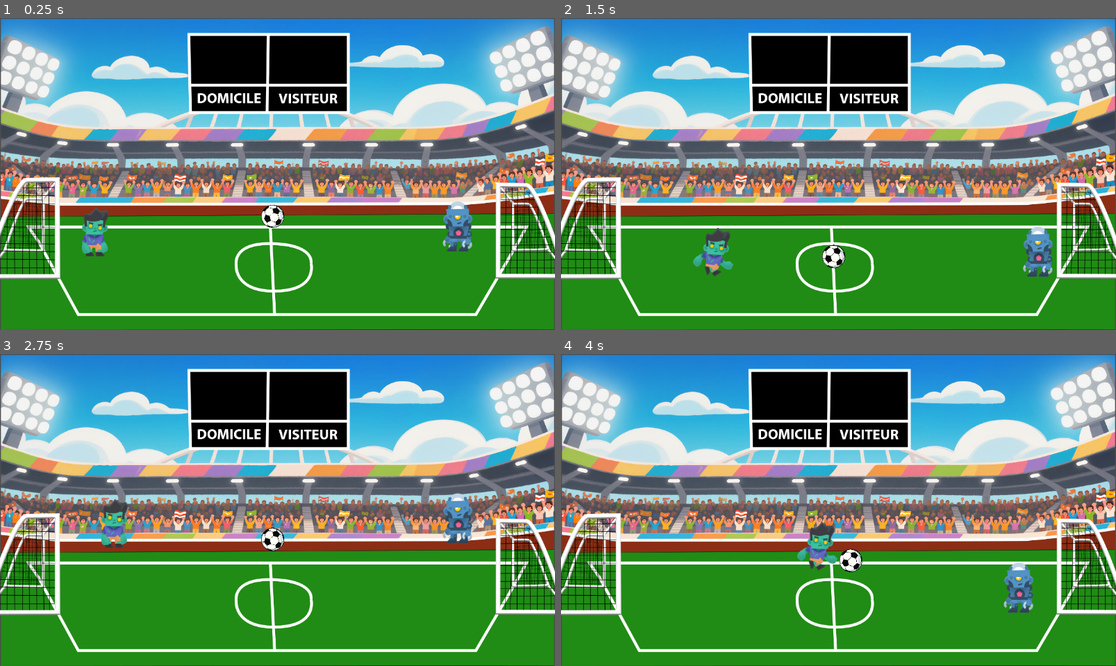
Above: before the commit, frames 1-4 (two rows, left to right).
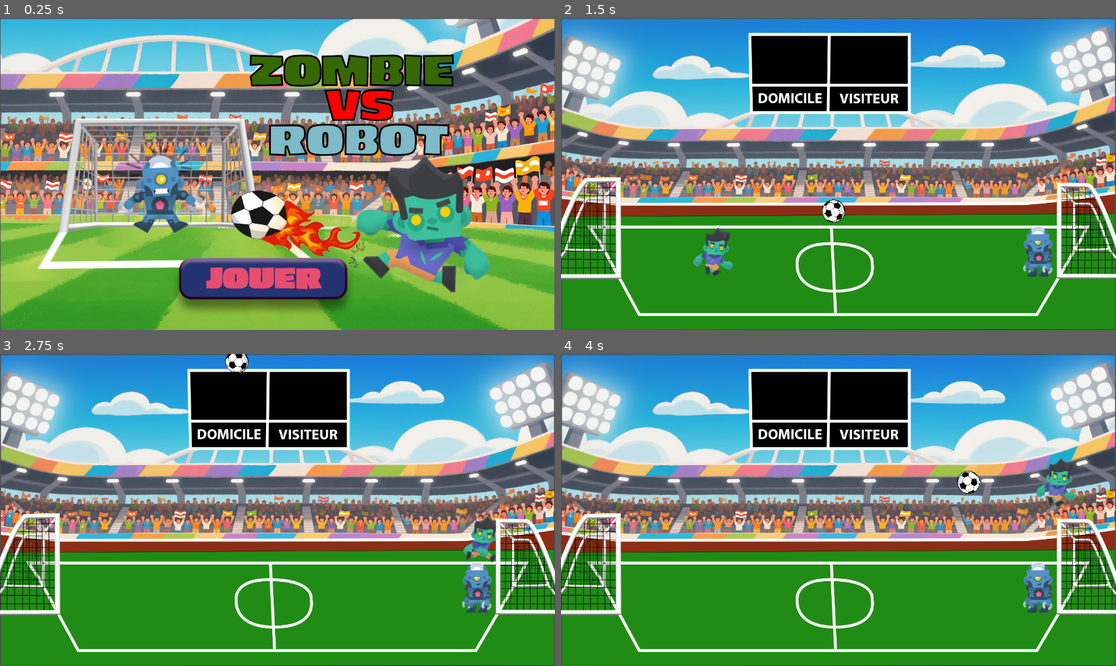
Above: after the commit, the same moments.

Repository: NathanSimon9/nathan-simon-tp1
Game: Godot game, scene res://node_2d_2.tscn
The game is run twice, just before and just after one commit, with the same random seed, the same clock (stepped at 60 frames per second) and the same inputs. Before the commit the project starts from res://node_2d.tscn.
Inputs (mouse positions are in pixels of both pictures, inside the frame that each line leads up to):
- Up to frame 1 (0.25 s): no input
- Up to frame 2 (1.5 s): click (821, 280) at 0.52 s; hold D (avancer) from 1.28 s (still down); tap Right (avancer_2) at 1.35 s
- Up to frame 3 (2.75 s): keep holding D (avancer); tap W (sauter) at 1.52, 2.27 s; tap A (reculer) at 2.1 s
- Up to frame 4 (4 s): release D (avancer) at 2.78 s; tap Left (reculer_2) at 2.85 s; hold D (avancer) from 3.53 s (still down); tap Right (avancer_2) at 3.6 s; tap W (sauter) at 3.77 s

The runs differ from the first frame. In frame 1, 93% of the frame differs, in the area x 0-100%, y 0-100%; in frame 2, 0.5%; in frame 3, 2.8%; in frame 4, 2.7%.

Commit message:
page couverture

Diff:
--- a/node_2d.gd
+++ b/node_2d.gd
@@ -1,5 +1,12 @@
-extends Node2D
+extends Node
+# Déclare la fonction qui sera appelée lorsque le bouton est cliqué
 
 
+
+
+
+func _on_button_pressed() -> void:
+	pass # Replace with function body.
+	get_tree().change_scene_to_file("res://node_2d.tscn")
 func _on_area_2d_body_entered(body: RigidBody2D) -> void:
 	get_tree().reload_current_scene()
--- /dev/null
+++ b/node_2d_2.tscn
@@ -0,0 +1,41 @@
+[gd_scene load_steps=6 format=3 uid="uid://djrxp0aqtbbem"]
+
+[ext_resource type="Script" uid="uid://q58mqe5dohnh" path="res://node_2d.gd" id="1_ahet8"]
+[ext_resource type="Texture2D" uid="uid://bet8x34ieldsu" path="res://Untitled-1.jpg" id="2_66fdr"]
+[ext_resource type="Texture2D" uid="uid://cjt0sk1qgjft2" path="res://JOUER.png" id="3_oype5"]
+[ext_resource type="AudioStream" uid="uid://bov6l0m1qmlob" path="res://Just Kickit.mp3" id="4_66fdr"]
+
+[sub_resource type="StyleBoxFlat" id="StyleBoxFlat_ahet8"]
+corner_radius_top_left = 25
+corner_radius_top_right = 25
+corner_radius_bottom_right = 25
+corner_radius_bottom_left = 25
+
+[node name="Node2D" type="Node2D"]
+script = ExtResource("1_ahet8")
+
+[node name="Untitled-1" type="Sprite2D" parent="."]
+position = Vector2(576, 326)
+scale = Vector2(0.599277, 0.599277)
+texture = ExtResource("2_66fdr")
+
+[node name="Jouer" type="Sprite2D" parent="."]
+position = Vector2(547, 559)
+scale = Vector2(0.678761, 0.678761)
+texture = ExtResource("3_oype5")
+
+[node name="Button" type="Button" parent="."]
+modulate = Color(1, 0.733333, 0.92549, 0.678431)
+self_modulate = Color(1, 0, 1, 0.34902)
+offset_left = 372.0
+offset_top = 499.0
+offset_right = 721.0
+offset_bottom = 584.0
+theme_override_styles/normal = SubResource("StyleBoxFlat_ahet8")
+
+[node name="AudioStreamPlayer2D" type="AudioStreamPlayer2D" parent="."]
+stream = ExtResource("4_66fdr")
+volume_db = -9.36
+autoplay = true
+
+[connection signal="pressed" from="Button" to="." method="_on_button_pressed"]
--- a/project.godot
+++ b/project.godot
@@ -11,7 +11,7 @@
 [application]
 
 config/name="nathan-simon-tp1"
-run/main_scene="res://node_2d.tscn"
+run/main_scene="uid://djrxp0aqtbbem"
 config/features=PackedStringArray("4.4", "Forward Plus")
 config/icon="res://icon.svg"
 
Binary file added: JOUER.png
Not shown, added: JOUER.png.import
Not shown, added: Just Kickit.mp3.import
Binary file added: Untitled-1.jpg
Not shown, added: Untitled-1.jpg.import
Binary file added: nathan-simon-tp1/Untitled-1.jpg
Not shown, added: nathan-simon-tp1/Untitled-1.jpg.import
Empty file added: node_2d_2.gd
Not shown, added: node_2d_2.gd.uid
Not shown, added: Just Kickit.mp3
